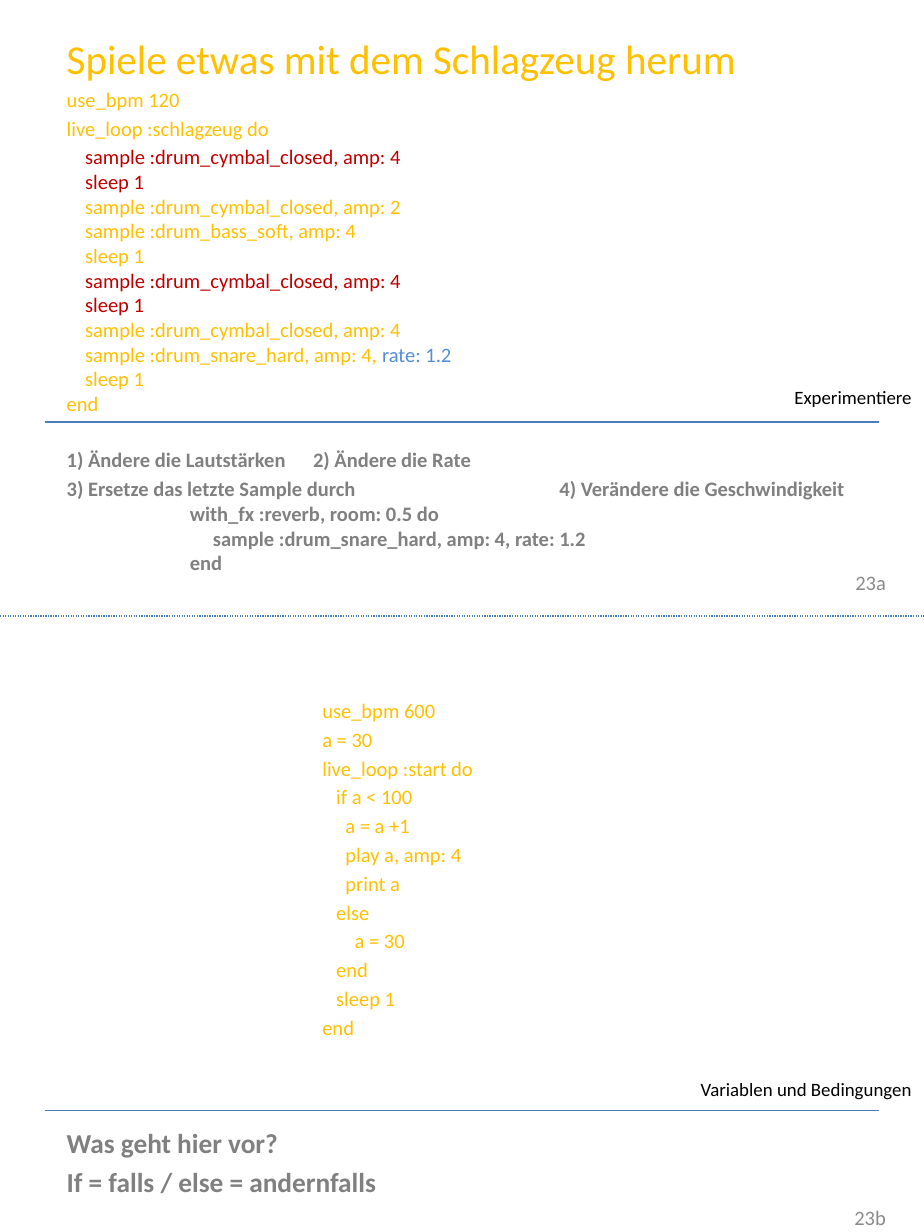
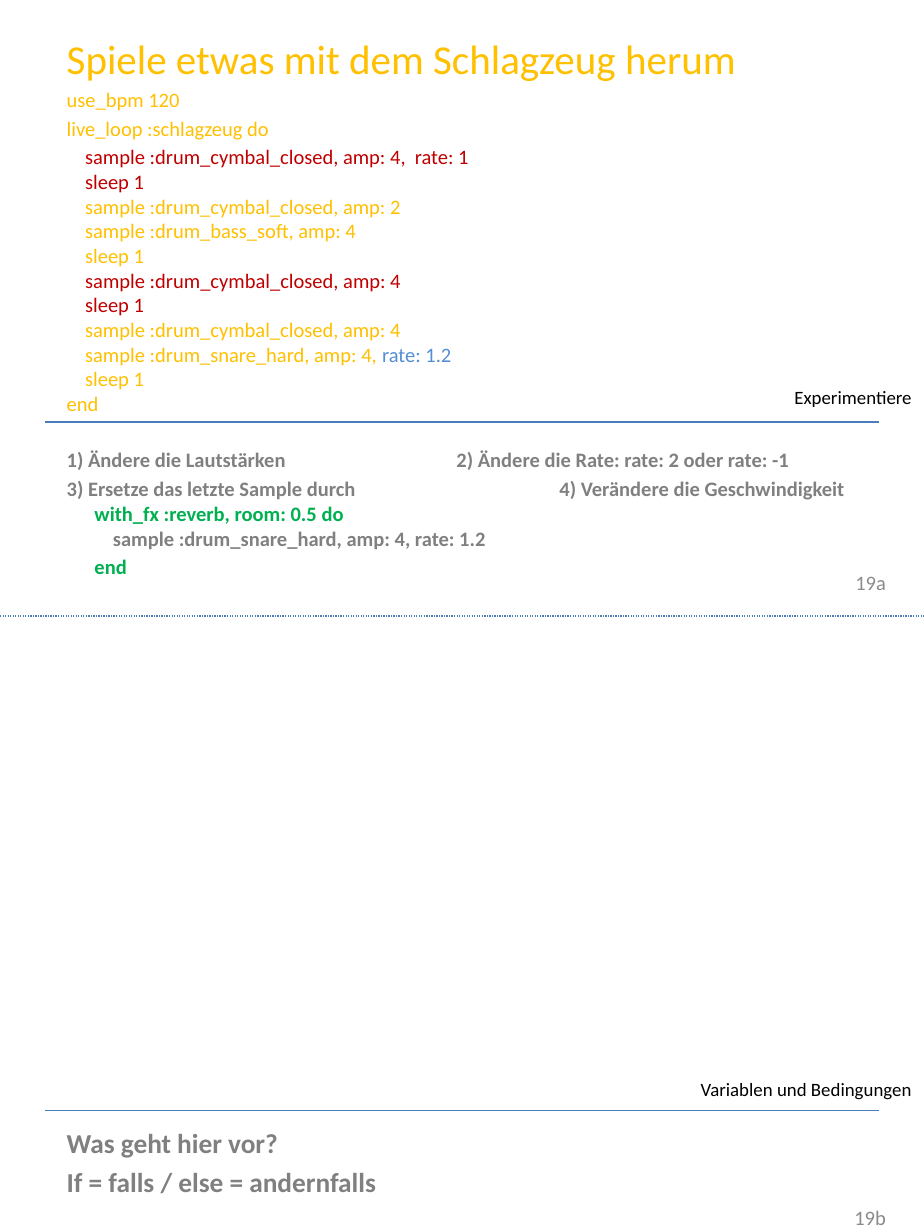
Before and after one commit to Devoxx4KidsDE/SonicPI, a slide deck: slide 19 of presentation/de/Sonic PI Workshop_de.pptx (slide 23 before the commit). Drawn at 924x1232 pixels with LibreOffice and Linux fonts; fonts in the diff are those of the drawing; background and template pictures are left out. Boxes give left, top, right and bottom in pixels: in the first picture for what was removed or moved away, otherwise in the second. Text is boxed around its words. In the diff, an @@ line names an element or a change of style, - is before the commit and + after.

Commit message:
final loop version

```diff
--- a/presentation/de/Sonic PI Workshop_de.pptx
+++ b/presentation/de/Sonic PI Workshop_de.pptx
@@ text at bbox=[67, 149, 468, 411]: text changed @@
-sample :drum_cymbal_closed, amp: 4
-sleep 1
-sample :drum_cymbal_closed, amp: 2
-sample :drum_bass_soft, amp: 4
-sleep 1
-sample :drum_cymbal_closed, amp: 4
-sleep 1
-sample :drum_cymbal_closed, amp: 4
-sample :drum_snare_hard, amp: 4, rate: 1.2
-sleep 1
-end
+sample :drum_cymbal_closed, amp: 4, rate: 1
+sleep 1
+sample :drum_cymbal_closed, amp: 2
+sample :drum_bass_soft, amp: 4
+sleep 1
+sample :drum_cymbal_closed, amp: 4
+sleep 1
+sample :drum_cymbal_closed, amp: 4
+sample :drum_snare_hard, amp: 4, rate: 1.2
+sleep 1
+end
@@ text at bbox=[67, 450, 845, 574]: text changed @@
-1) Ändere die Lautstärken 2) Ändere die Rate
-3) Ersetze das letzte Sample durch 4) Verändere die Geschwindigkeit
-with_fx :reverb, room: 0.5 do
-sample :drum_snare_hard, amp: 4, rate: 1.2
-end
+1) Ändere die Lautstärken 2) Ändere die Rate: rate: 2 oder rate: -1
+3) Ersetze das letzte Sample durch 4) Verändere die Geschwindigkeit
+with_fx :reverb, room: 0.5 do
+sample :drum_snare_hard, amp: 4, rate: 1.2
+end
@@ page number at bbox=[855, 577, 886, 590]: text changed @@
-23a
+19a
@@ text removed at bbox=[322, 703, 473, 1035] @@
-use_bpm 600
-a = 30
-live_loop :start do
-if a < 100
-a = a +1
-play a, amp: 4
-print a
-else
-a = 30
-end
-sleep 1
-end
@@ page number at bbox=[854, 1211, 886, 1225]: text changed @@
-23b
+19b
```
Also in this commit, not shown: 6 other slides changed, 2 other files.
